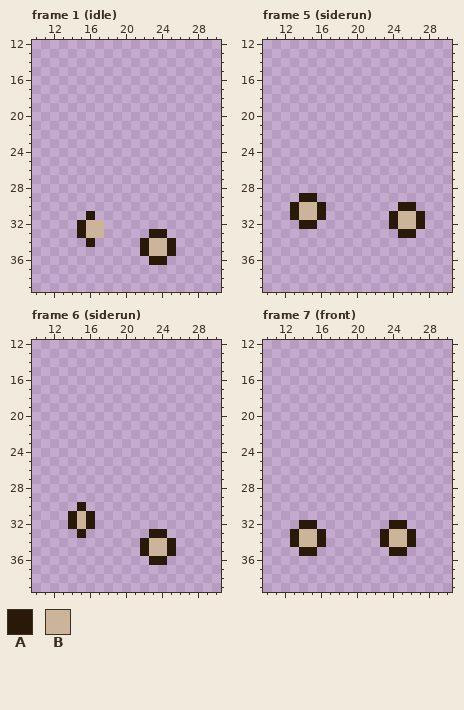
Pixel-art file -- assets/sprites/player/soldier/pink-girl.aseprite. That is the earlier state.
40x40 pixels, 18 frames. Colours within 5 levels of each other are drawn and written as one. Shown: frame 1 (idle): x 10..30, y 12..39; frame 5 (siderun): x 10..30, y 12..39; frame 6 (siderun): x 10..30, y 12..39; frame 7 (front): x 10..30, y 12..39. The commit also changed other frames, which this record leaves out.
Palette (. is transparent): A #291909  B #ccb49a
Pixels before, frame 1 (idle), first column x 15:
31 .A.........
32 ABB........
33 ABB.....AA.
34 .A.....ABBA
35 .......ABBA
36 ........AA.
Pixels before, frame 5 (siderun), first column x 13:
29 .AA............
30 ABBA........AA.
31 ABBA.......ABBA
32 .AA........ABBA
33 ............AA.
Pixels before, frame 6 (siderun), first column x 14:
30 .A..........
31 ABA.........
32 ABA.........
33 .A.......AA.
34 ........ABBA
35 ........ABBA
36 .........AA.
Pixels before, frame 7 (front), first column x 13:
32 .AA........AA.
33 ABBA......ABBA
34 ABBA......ABBA
35 .AA........AA.
After the commit:
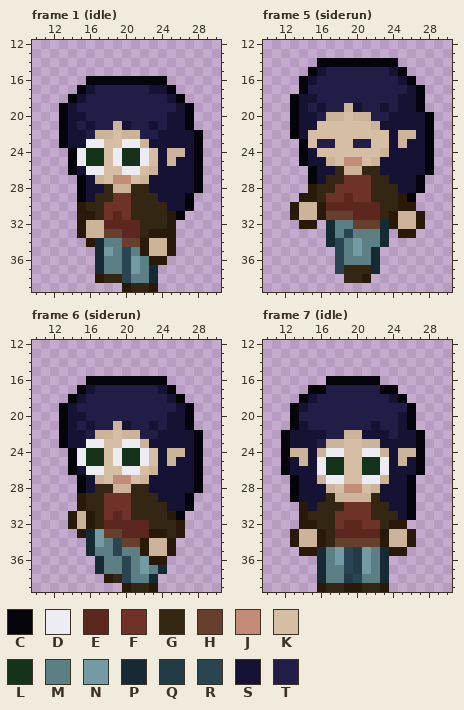
Colours new in this view: C #04040a  D #edecf2  E #5c271f  F #6e3228  G #332612  H #66402c  J #c28c79  K #d6bea5  L #15331a  M #5c7e85  N #749ba3  P #152a33  Q #213b47  R #294552  S #151233  T #211d47
Change:
layer "alice" now shown
Changed rows in their new state; - is an unchanged pixel.
Frame 1 (idle), layer "alice":
first column x 13:
16 ---CCCCCCCCC----
17 --CSTTTTTTSSC---
18 -CSTTTTTTTTTSC--
19 CSTTTTTTTTTTTSC-
20 CSSTTTTTTTTTSSC-
21 CSTSTTBSTTSTSSC-
22 CSSTBBKBBTTSSSSC
23 CSSDDKKDDBSSSSSC
24 -CDLLKDLLDKSBBSC
25 -CDLLKDLLDKSBSSC
26 -CSDDKKDDKBSSSSC
27 --CSBKJJKBSSSSSC
28 --CSSGBBGGSSSSSC
29 --CSGGFFGGGSSSC-
30 --AGGFFFGGGGSSC-
31 --A-GFEFGGGGAC--
32 -----EEEEGGGA---
33 -----HHEEG--A---
34 ----PMMHH-------
35 ----PNMRM-------
36 ----PMMRNM------
37 ----PMMRNMP-----
38 ----AGGRMMP-----
39 -------AGGA-----
Frame 5 (siderun), layer "alice":
first column x 13:
14 ---CCCCCCCCC----
15 --CSTTTTTTTSC---
16 -CSTTTTTTTTTSC--
17 -CTTTTTTTTTTTSC-
18 CSSTTTTTTTTTSSC-
19 CSTSTTBSTTSTSSC-
20 CSSTBBKBBTTSSSSC
21 CSSKKKKKKBSSSSSC
22 CSKKKKKKKKKSBBSC
23 -CKTTKKTTKKSBSSC
24 -CSKKKKKKKBSSSSC
25 -CSSBKJJKBSSSSSC
26 --CSSGBBGGSSSSSC
27 --CSGGFFFGGSSSC-
28 --AGGFFFFGGGSSC-
29 ---GFFEFFGGGAC--
30 ----EEEEEEGG----
31 ----HHHEEEG-----
32 ----PMMHHHP-----
33 ----PMRMMMP-----
34 ----PRMNMMP-----
35 -----RMNMP------
36 -----RMMMP------
37 -----RGGGP------
38 ------GGA-------
Frame 6 (siderun), layer "alice":
first column x 13:
16 ---CCCCCCCCC----
17 --CSTTTTTTTSC---
18 -CSTTTTTTTTTSC--
19 CSTTTTTTTTTTTSC-
20 CSSTTTTTTTTTSSC-
21 CSTSTTBSTTSTSSC-
22 CSSTBBKBBTTSSSSC
23 CSSDDKKDDBSSSSSC
24 -CDLLKDLLDKSBBSC
25 -CDLLKDLLDKSBSSC
26 -CSDDKKDDKBSSSSC
27 --CSBKJJKBSSSSSC
28 --CSGGBBGGSSSSSC
29 --AGGFFFGGGSSSC-
30 ---GGFFFGGGGSSC-
31 ----GFEFGGGGAC--
32 ----GEEEEEGGGA--
33 ---PNHHEEE--GA--
34 ---PNMRHH-------
35 ---PMMRMM-------
36 ----PMMRMN------
37 ----PMMRMNMP----
38 -----AGRMMP-----
39 -------AGGA-----
Frame 7 (idle), layer "alice":
first column x 12:
16 -----CCCCCC-----
17 ---CCTTTTTTCC---
18 --CSTTTTTTTTSC--
19 -CSTTTTTTTTTTTC-
20 -CTTTTTTTTTTTSC-
21 -CSTTTTTTTSTTSC-
22 CSSSSTTBBSSSTSSC
23 CSSSTBBKKBBSSSSC
24 CBBSBDDKKDDBSBBC
25 CSBSDLLKKLLDSBSC
26 CSSSDLLKKLLDSSSC
27 -CSSBDDKKDDBSSC-
28 -CSSSBKJJKBSSSC-
29 -CSSSGBBBBGSSSC-
30 --ASGGGFFFGGSSC-
31 --AGGGFFFFGGGSC-
32 ----GGFEEFFG----
33 -----GEEEEE-----
34 -----GHHHHH-----
35 ----PMNRQNMP----
36 ----PMNRQNMP----
37 ----PMMRQNMP----
38 ----PMMQRMMP----
39 ----AGGAAGGA----
